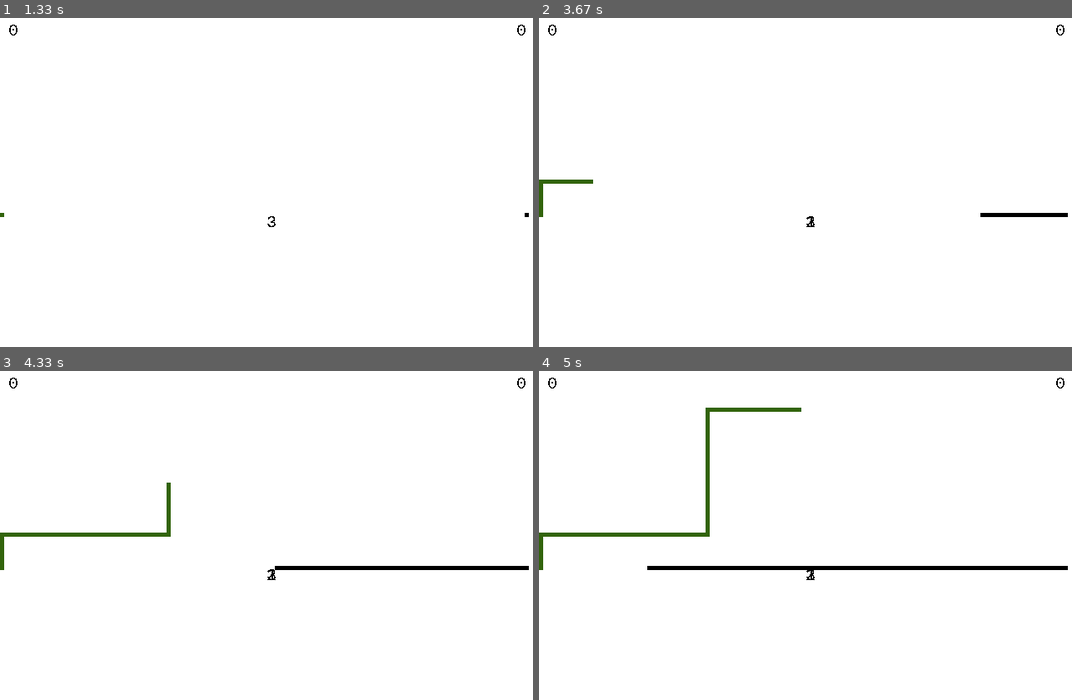
Above: before the commit, frames 1-4 (two rows, left to right).
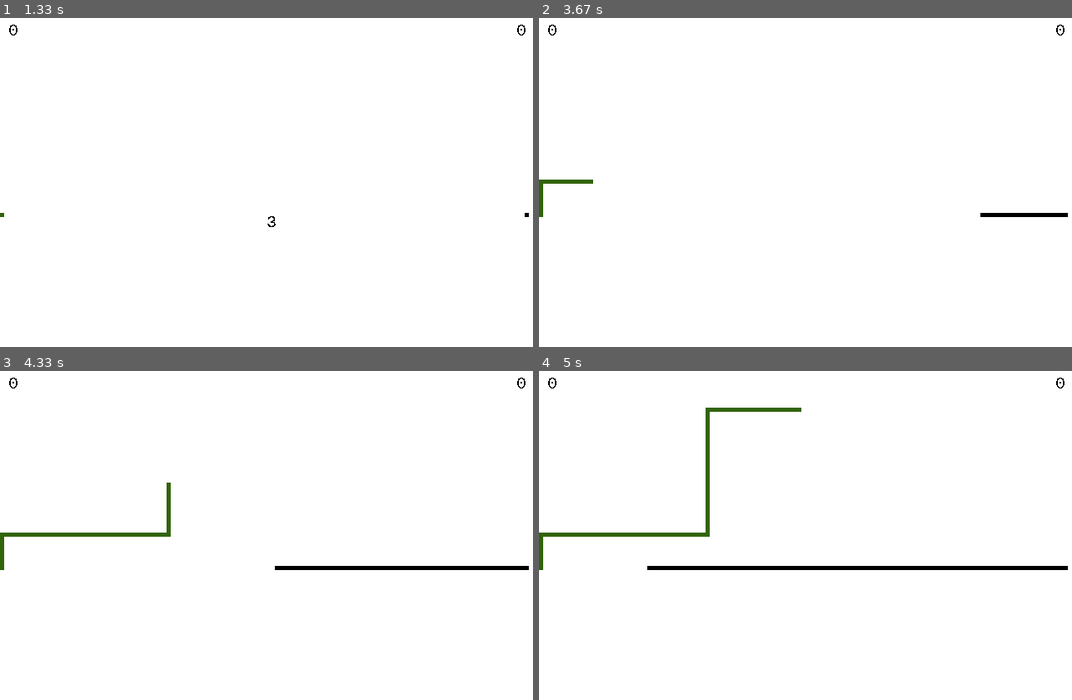
Above: after the commit, the same moments.

Repository: matgrioni/Tron
Game: pygame game, started from src/main.py
Two runs of this game, one before a commit and one after it. Both use one fixed random seed, a clock stepped at 60 frames per second and the inputs below.
Inputs (mouse positions are in pixels of both pictures, inside the frame that each line leads up to):
- Up to frame 1 (1.33 s): tap Enter at 0.33 s; hold Up from 1.22 s (still down); move the mouse to (138, 215) at 1.25 s
- Up to frame 2 (3.67 s): release Up at 1.68 s; hold Left 2.83-3.43 s; hold Right from 3.47 s (still down)
- Up to frame 3 (4.33 s): release Right at 4.1 s; hold Left from 4.13 s (still down)
- Up to frame 4 (5 s): release Left at 4.6 s; hold Right from 4.63 s (still down)

Frame 1 is identical in both runs. In frame 2, less than 0.1% of the frame differs, in the area x 50-52%, y 60-64%; in frame 3, less than 0.1%; in frame 4, less than 0.1%.

Commit message:
Small typo fix. Removed not in if

Diff:
--- a/src/pydroid/views.py
+++ b/src/pydroid/views.py
@@ -40,7 +40,7 @@
 
     # Handles basic drawing behavior such as background color
     def draw(self):
-        if not self.visible:
+        if self.visible:
             bounds = (self.x, self.y, self.size[0], self.size[1])
             pygame.draw.rect(self.screen, self.background, bounds)
 
